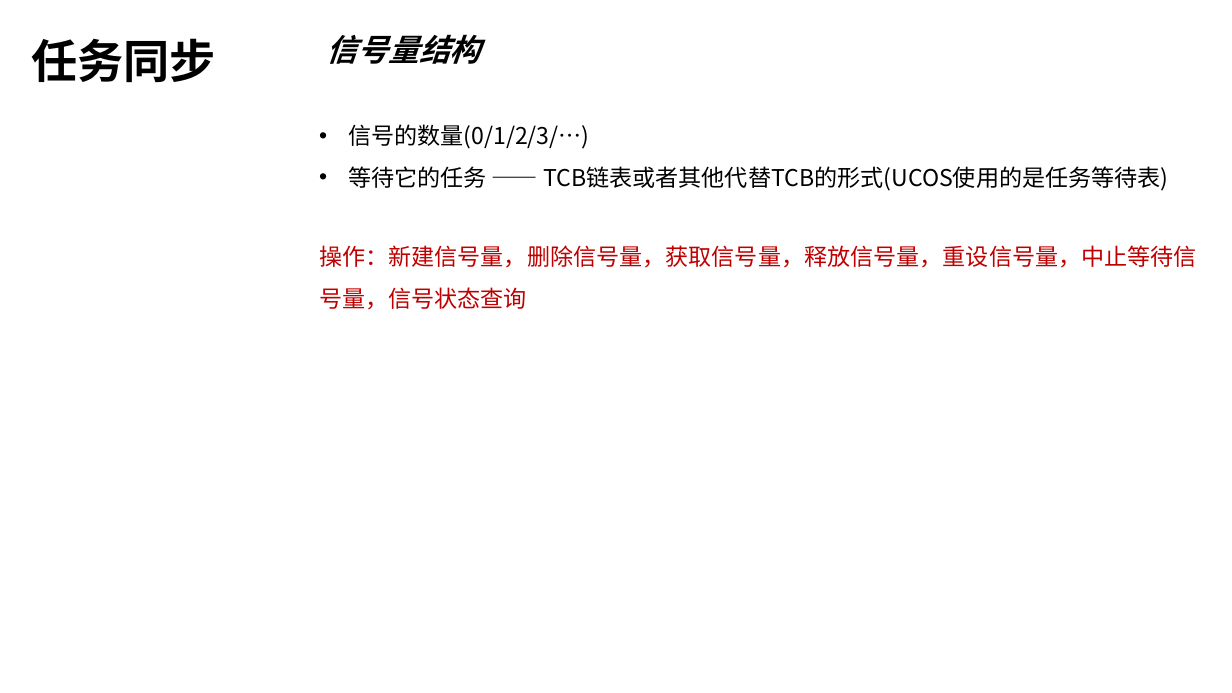
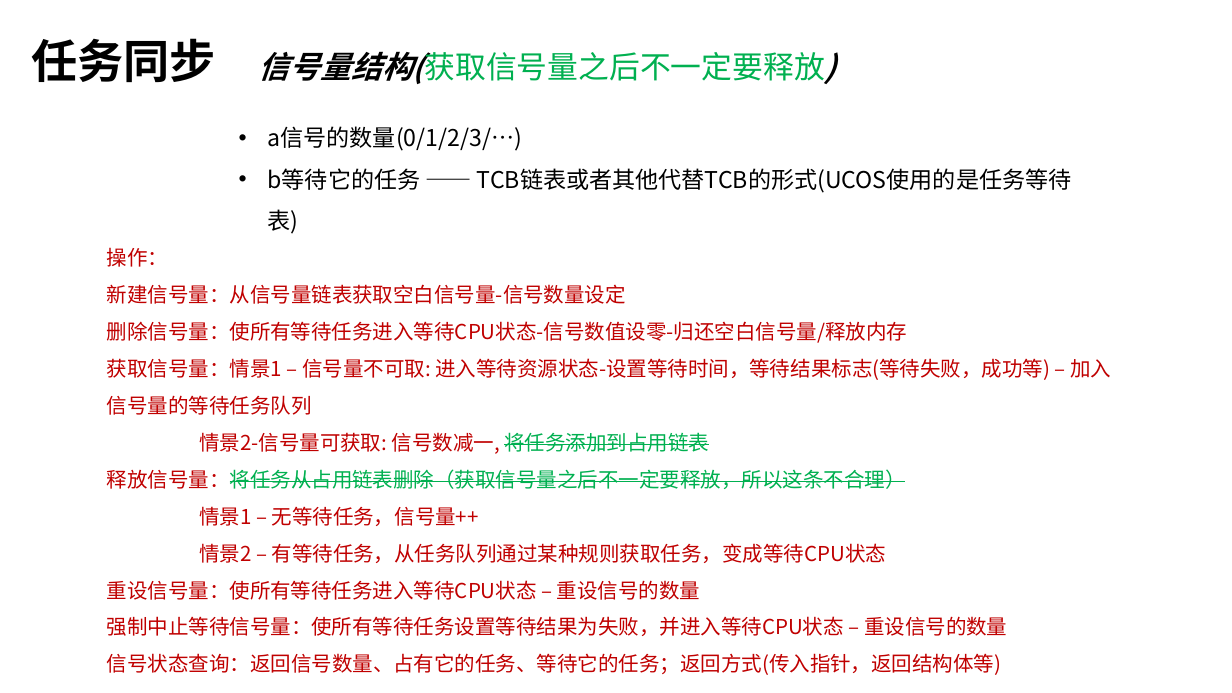
Before and after one commit to linghuix/UcosII-embedded-system, a slide deck: slide 10 of image/1.UCOS分析与深入解读.pptx (slide 7 before the commit). Drawn at 1232x693 pixels with LibreOffice and Linux fonts; fonts in the diff are those of the drawing. Boxes give left, top, right and bottom in pixels: in the first picture for what was removed or moved away, otherwise in the second. Text is boxed around its words. In the diff, an @@ line names an element or a change of style, - is before the commit and + after.

```diff
--- a/image/1.UCOS分析与深入解读.pptx
+++ b/image/1.UCOS分析与深入解读.pptx
@@ title at (259,51,824,84): text changed; text colour #000000 to #00B050; bold off; italic off @@
-信号量结构
+信号量结构(获取信号量之后不一定要释放)
@@ text at (268,126,1072,193): text changed @@
-• 信号的数量(0/1/2/3/…)
-• 等待它的任务 —— TCB链表或者其他代替TCB的形式(UCOS使用的是任务等待表)
+• a信号的数量(0/1/2/3/…)
+• b等待它的任务 —— TCB链表或者其他代替TCB的形式(UCOS使用的是任务等待表)
@@ text at (107,247,1111,675): text changed; size 18 to 16 pt @@
-操作：新建信号量，删除信号量，获取信号量，释放信号量，重设信号量，中止等待信号量，信号状态查询
+操作：
+新建信号量：从信号量链表获取空白信号量-信号数量设定
+删除信号量：使所有等待任务进入等待CPU状态-信号数值设零-归还空白信号量/释放内存
+获取信号量：情景1 – 信号量不可取: 进入等待资源状态-设置等待时间，等待结果标志(等待失败，成功等) – 加入信号量的等待任务队列
+情景2-信号量可获取: 信号数减一, 将任务添加到占用链表
+释放信号量：将任务从占用链表删除（获取信号量之后不一定要释放，所以这条不合理）
+情景1 – 无等待任务，信号量++
+情景2 – 有等待任务，从任务队列通过某种规则获取任务，变成等待CPU状态
+重设信号量：使所有等待任务进入等待CPU状态 – 重设信号的数量
+强制中止等待信号量：使所有等待任务设置等待结果为失败，并进入等待CPU状态 – 重设信号的数量
+信号状态查询：返回信号数量、占有它的任务、等待它的任务；返回方式(传入指针，返回结构体等)
```
Also in this commit, not shown: 1 other slide changed, 6 slides added, 1 slide removed, 5 other files.
